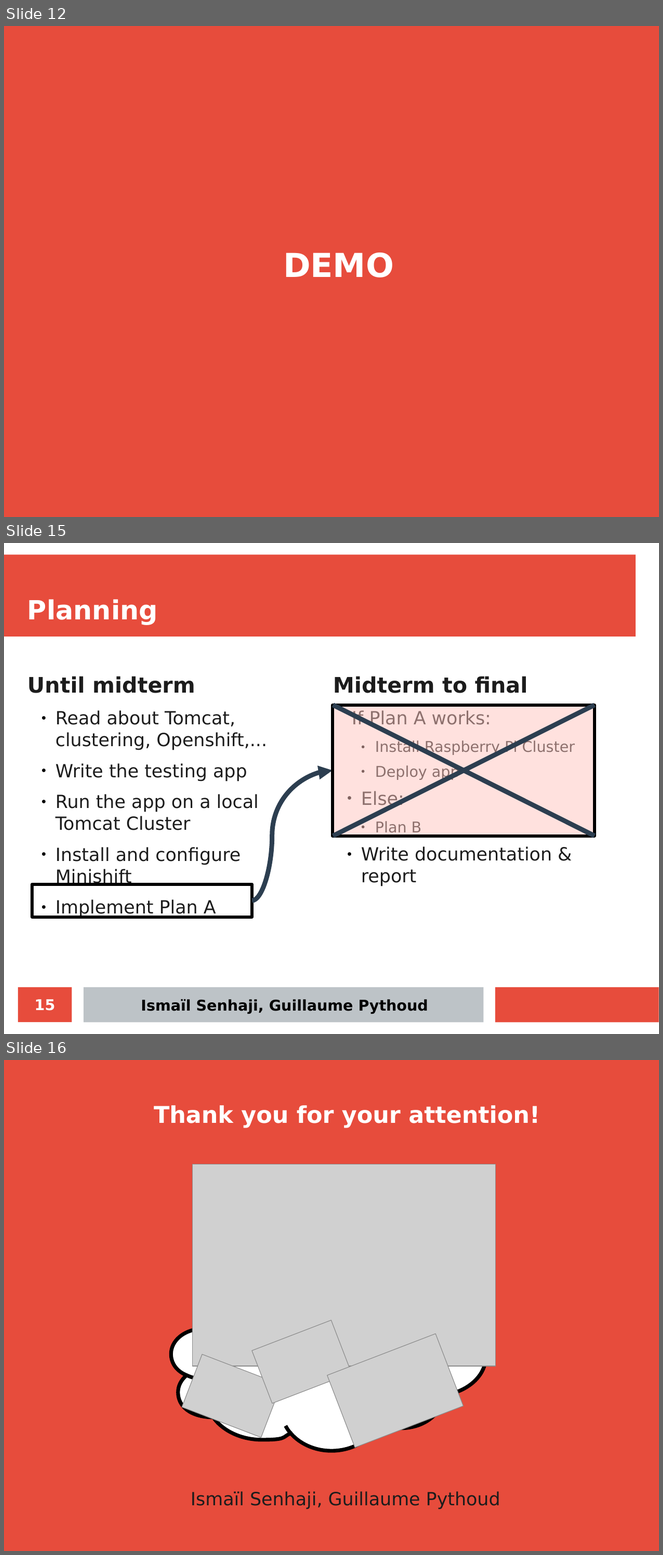
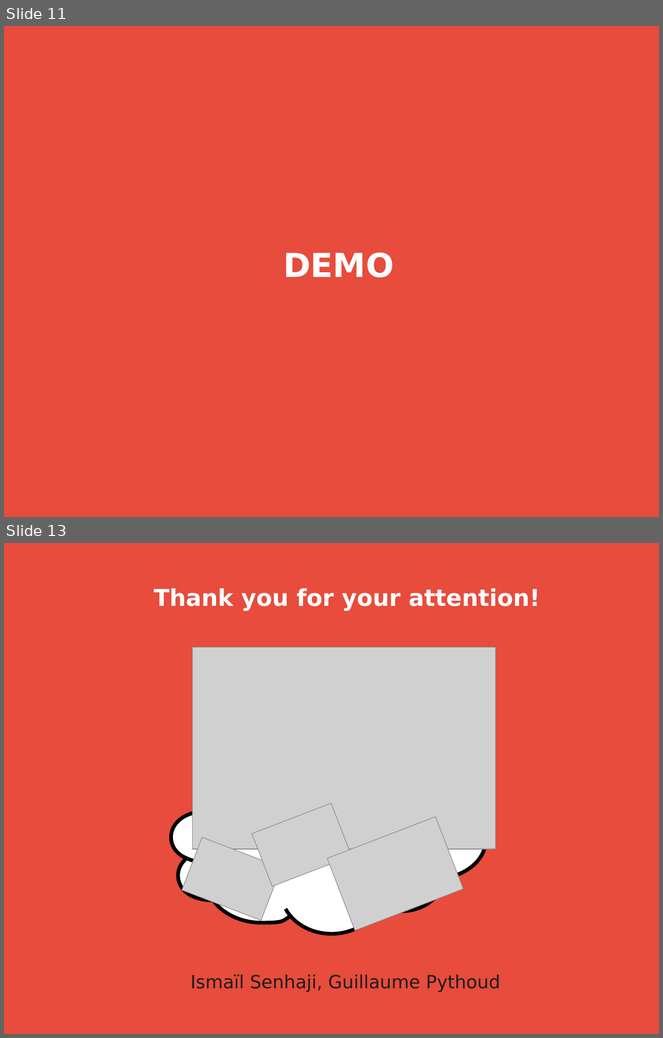
Before and after one commit to iSma/tomcat-in-the-cloud, a slide deck: docs/final-presentation/final_presentation.odp. Shown one above the other, each under a label of ours: slides 12, 15 and 16 before the commit, slides 11 and 13 after it; the slides between them are not shown. The pictures are 663x1555 and 663x1038 pixels, drawn with LibreOffice and Linux fonts; fonts in the diff are those of the drawing; grey boxes stand for pictures. Boxes give left, top, right and bottom in pixels: in the first picture for what was removed or moved away, otherwise in the second. Text is boxed around its words. In the diff, an @@ line names an element or a change of style, - is before the commit and + after.

```diff
--- a/docs/final-presentation/final_presentation.odp
+++ b/docs/final-presentation/final_presentation.odp
@@ slide 15 removed at bbox=[4, 543, 659, 1034], background #FFFFFF @@
@@ rectangle removed at bbox=[4, 555, 636, 637] @@
@@ title removed at bbox=[27, 599, 158, 625] @@
-Planning
@@ text removed at bbox=[27, 676, 267, 918] @@
-Until midterm
-  ● Read about Tomcat, clustering, Openshift,...
-  ● Write the testing app
-  ● Run the app on a local Tomcat Cluster
-  ● Install and configure Minishift
-  ● Implement Plan A
@@ text removed at bbox=[333, 676, 575, 887] @@
-Midterm to final
-  If Plan A works:
-    ● Install Raspberry Pi Cluster
-    ● Deploy app
-  ● Else:
-    ● Plan B
-  ● Write documentation & report
@@ group removed at bbox=[32, 705, 595, 917]: 2 rectangles, 2 lines, 1 curved arrow @@
@@ page number removed at bbox=[18, 988, 72, 1023] @@
-15
@@ rectangle removed at bbox=[84, 988, 484, 1023] @@
@@ rectangle removed at bbox=[496, 988, 659, 1023] @@
@@ text removed at bbox=[141, 1000, 428, 1014] @@
-Ismaïl Senhaji, Guillaume Pythoud
@@ what was slide 12 is now slide 11 @@
@@ what was slide 16 is now slide 13 @@
```
Also in this commit, not shown: 9 slides changed, 2 other slides removed.
